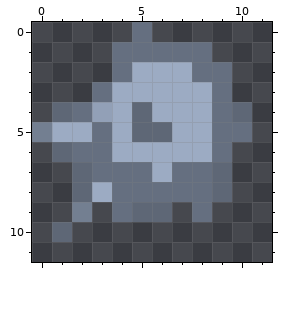
Two versions of one pixel-art sprite, assets/img/explosion.png. That is the earlier state.
The file is 12x12 pixels. Colours within 5 levels of each other are drawn and written as one.
New version:
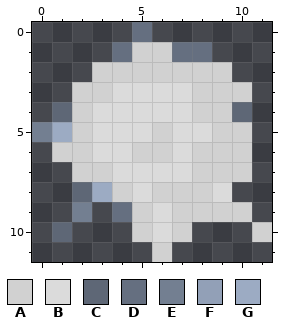
Palette (. is transparent): A #d1d1d1  B #dbdbdb  C #5e6776  D #656f80  E #737f91  F #92a0b7  G #9cabc3
What changed:
Changed rows in their new state; - is an unchanged pixel.
first column x 1:
 1 ----AA-----
 2 --AAAAAAA--
 3 -AABBBBAAA-
 4 -ABBBBBAA--
 5 -ABBBABBAA-
 6 AABBAABAAA-
 7 -AABBBBAAA-
 8 ---ABAAAB--
 9 ----ABAAAA-
10 ----ABA---A
11 -----A-----
